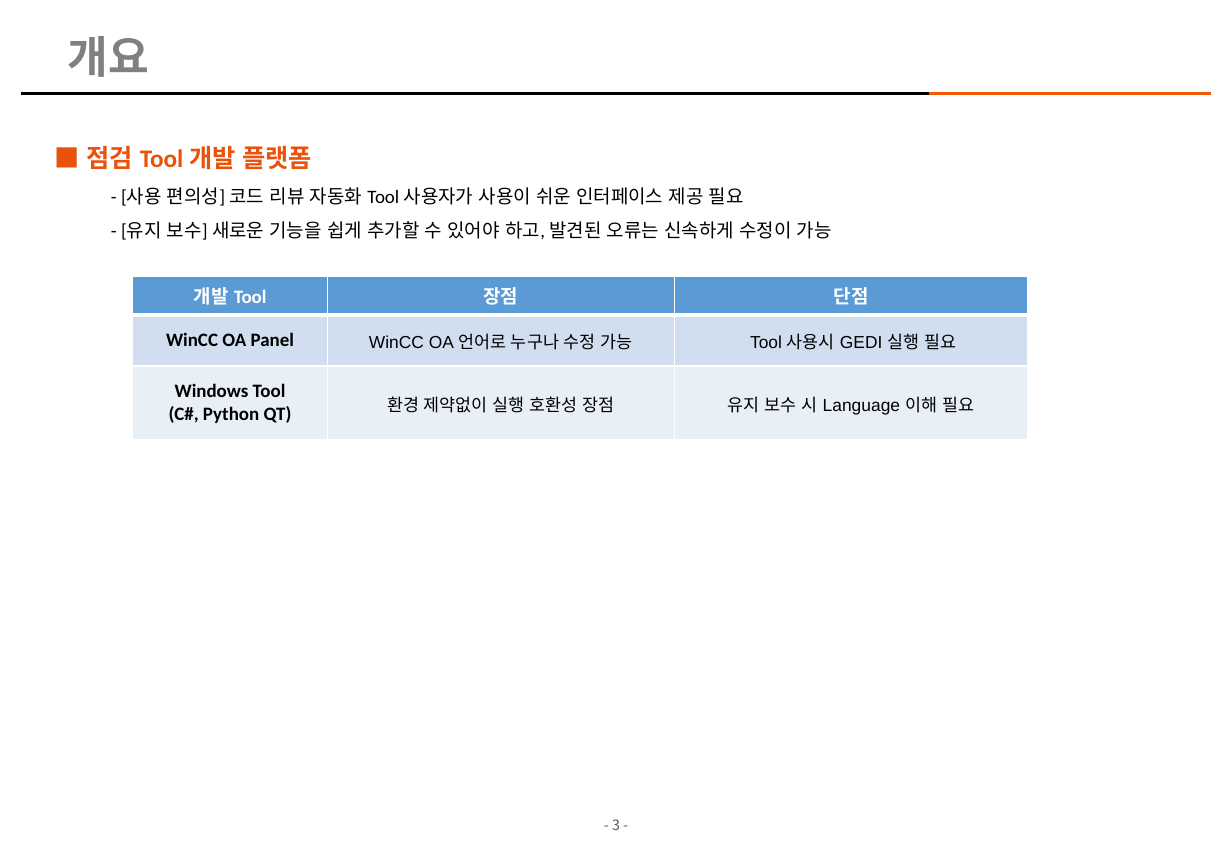
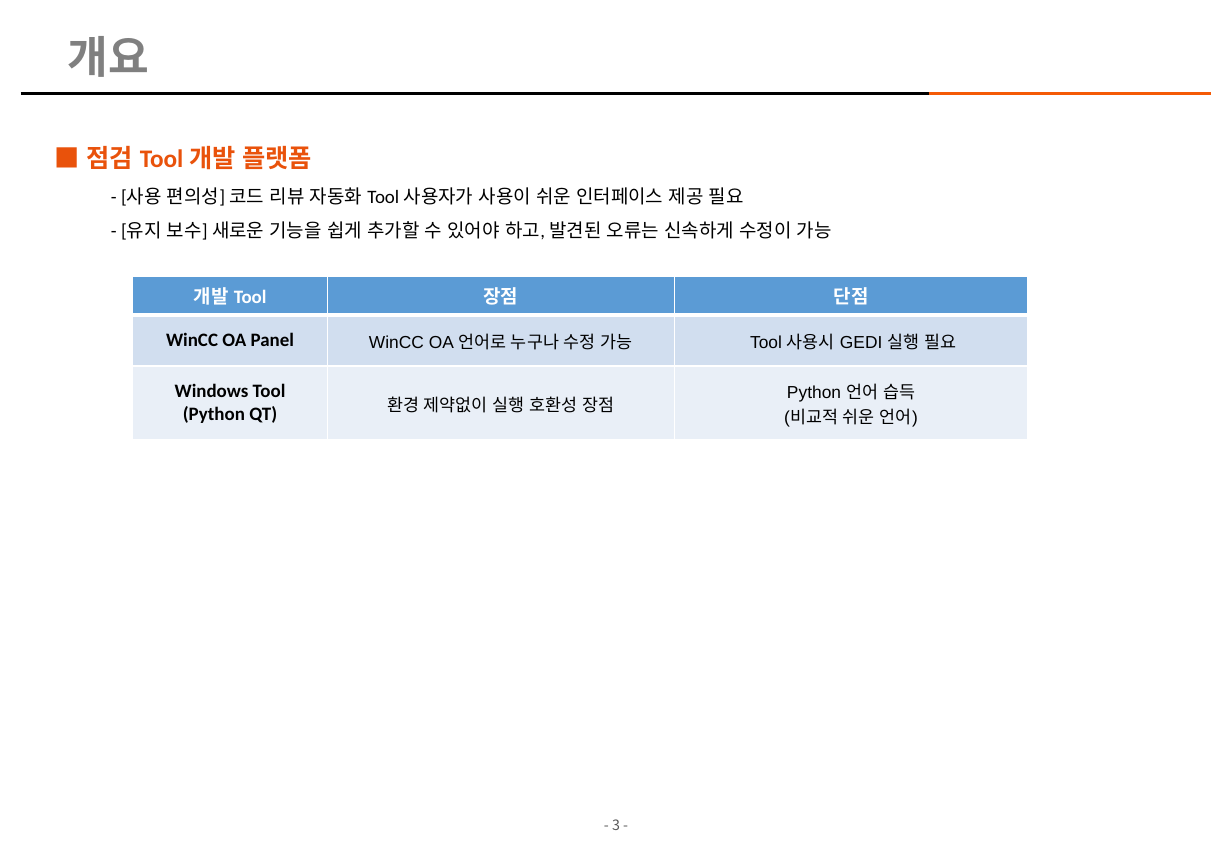
Before and after one commit to kimhopepa/PythonPjt, a slide deck: slide 3 of CodeReviewTool/doc/CodeReview_점검_Tool_개발계획서_rev07.pptx. Drawn at 1232x853 pixels with LibreOffice and Linux fonts; fonts in the diff are those of the drawing; background and template pictures are left out. Boxes give left, top, right and bottom in pixels: in the first picture for what was removed or moved away, otherwise in the second. Text is boxed around its words. In the diff, an @@ line names an element or a change of style, - is before the commit and + after.

```diff
--- a/CodeReviewTool/doc/CodeReview_점검_Tool_개발계획서_rev07.pptx
+++ b/CodeReviewTool/doc/CodeReview_점검_Tool_개발계획서_rev07.pptx
@@ table at [132,276,1028,440] @@
-row 3, column 1: Windows Tool / (C#, Python QT)
+row 3, column 1: Windows Tool / (Python QT)
-row 3, column 3: 유지 보수 시 Language 이해 필요
+row 3, column 3: Python 언어 습득 / (비교적 쉬운 언어)
```
Also in this commit, not shown: 1 other slide changed, 4 other files.
